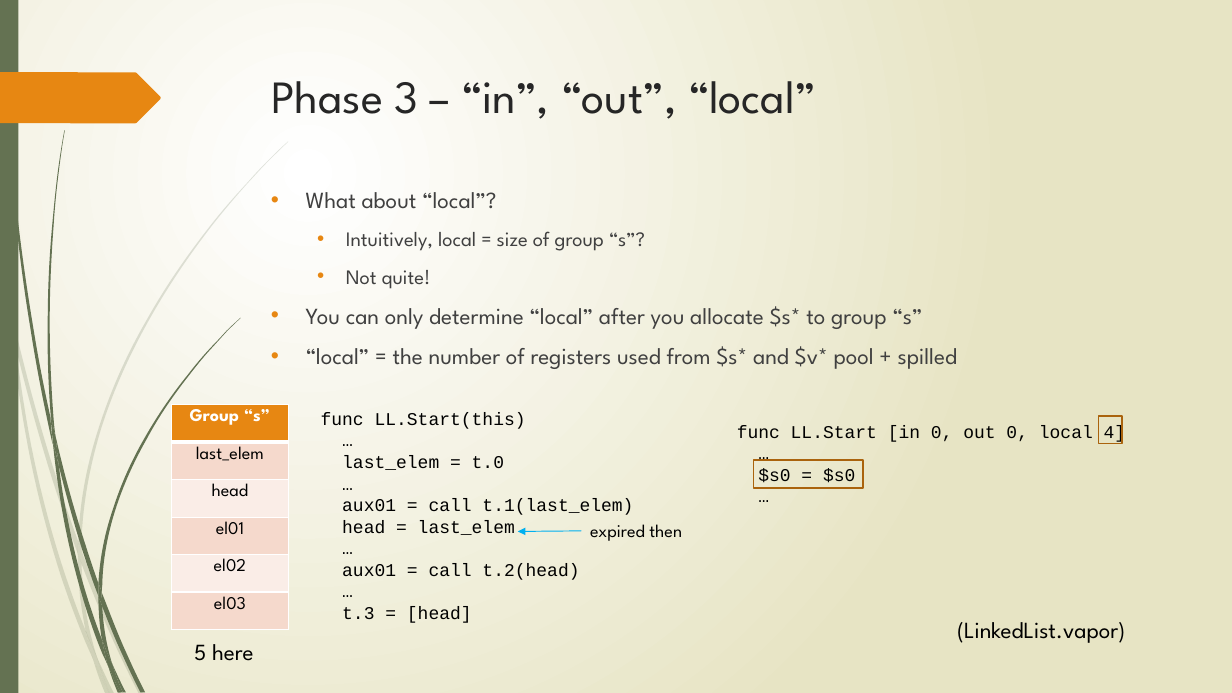
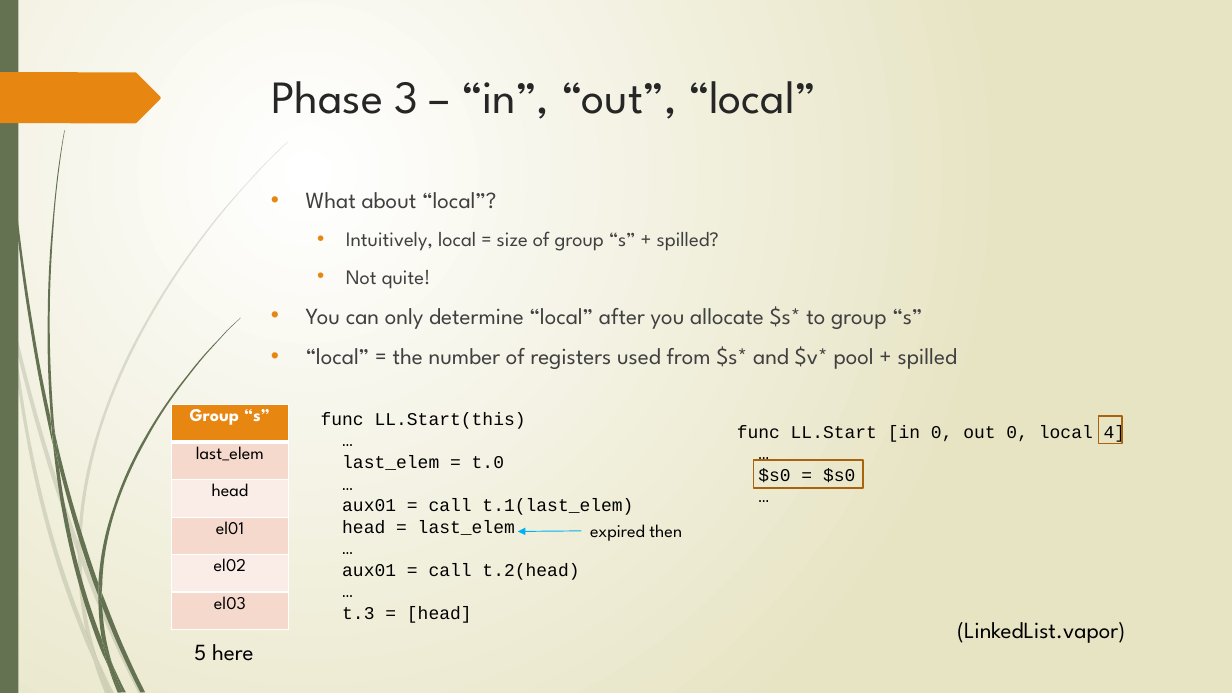
Before and after one commit to HyperMaximum/Compiler-Project, a slide deck: slide 20 of CS179E-final-pre-small.pptx. Drawn at 1232x693 pixels with LibreOffice and Linux fonts; fonts in the diff are those of the drawing. Boxes give left, top, right and bottom in pixels: in the first picture for what was removed or moved away, otherwise in the second. Text is boxed around its words. In the diff, an @@ line names an element or a change of style, - is before the commit and + after.

```diff
--- a/CS179E-final-pre-small.pptx
+++ b/CS179E-final-pre-small.pptx
@@ text at (346, 231, 719, 251): text changed @@
-  • Intuitively, local = size of group “s”?
+  • Intuitively, local = size of group “s” + spilled?
```
Also in this commit, not shown: 5 other slides changed, 2 slides added.
